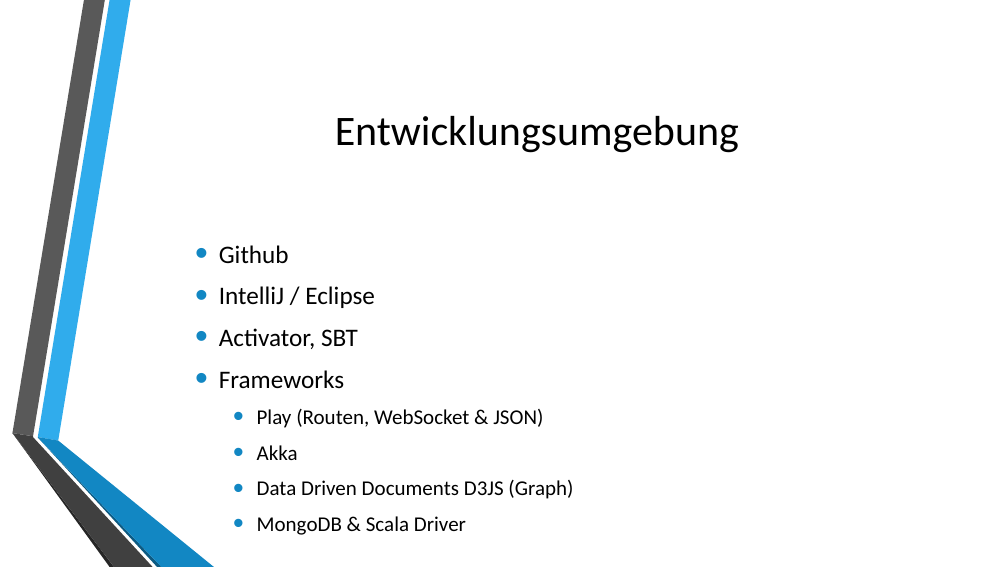
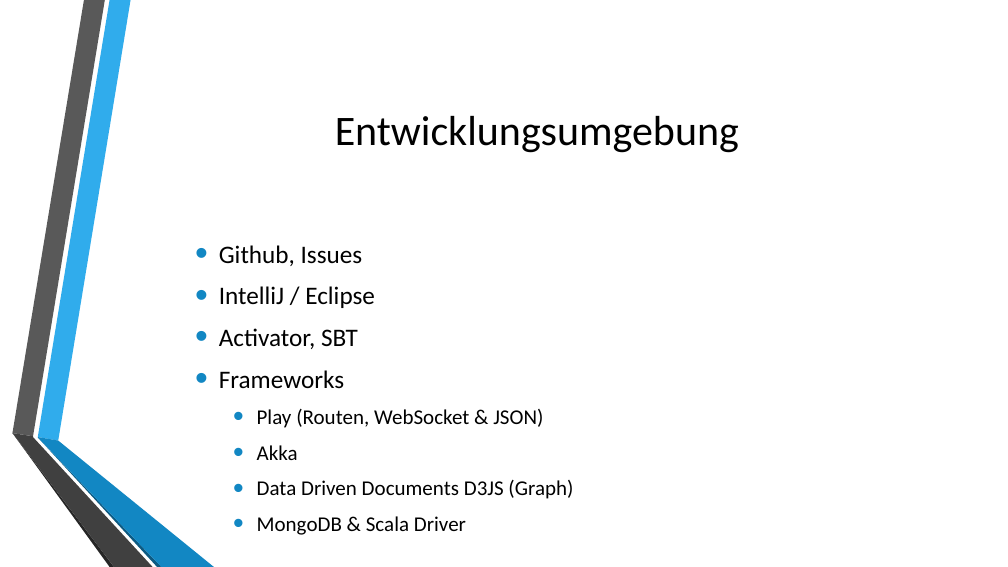
Before and after one commit to autarchprinceps/Reactive-Load-Generator, a slide deck: slide 3 of Dokumentation/Präsentation.pptx. Drawn at 1008x567 pixels with LibreOffice and Linux fonts; fonts in the diff are those of the drawing; background and template pictures are left out. Boxes give left, top, right and bottom in pixels: in the first picture for what was removed or moved away, otherwise in the second. Text is boxed around its words. In the diff, an @@ line names an element or a change of style, - is before the commit and + after.

```diff
--- a/Dokumentation/Präsentation.pptx
+++ b/Dokumentation/Präsentation.pptx
@@ text at [219,245,363,266]: text changed @@
-• Github
+• Github, Issues
```
Also in this commit, not shown: 4 other slides changed.
